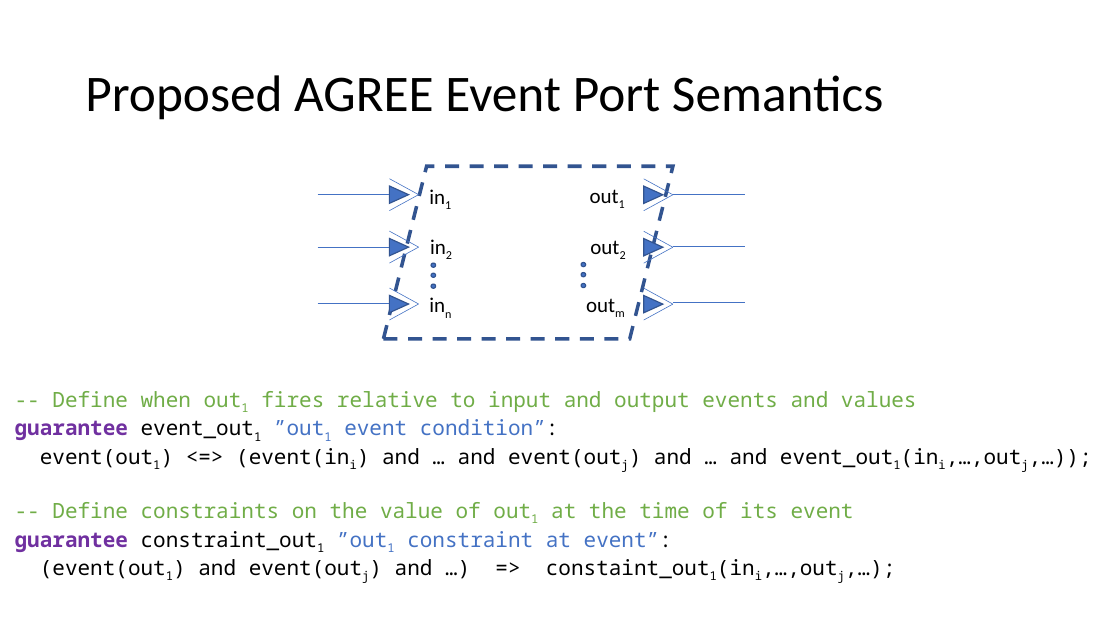
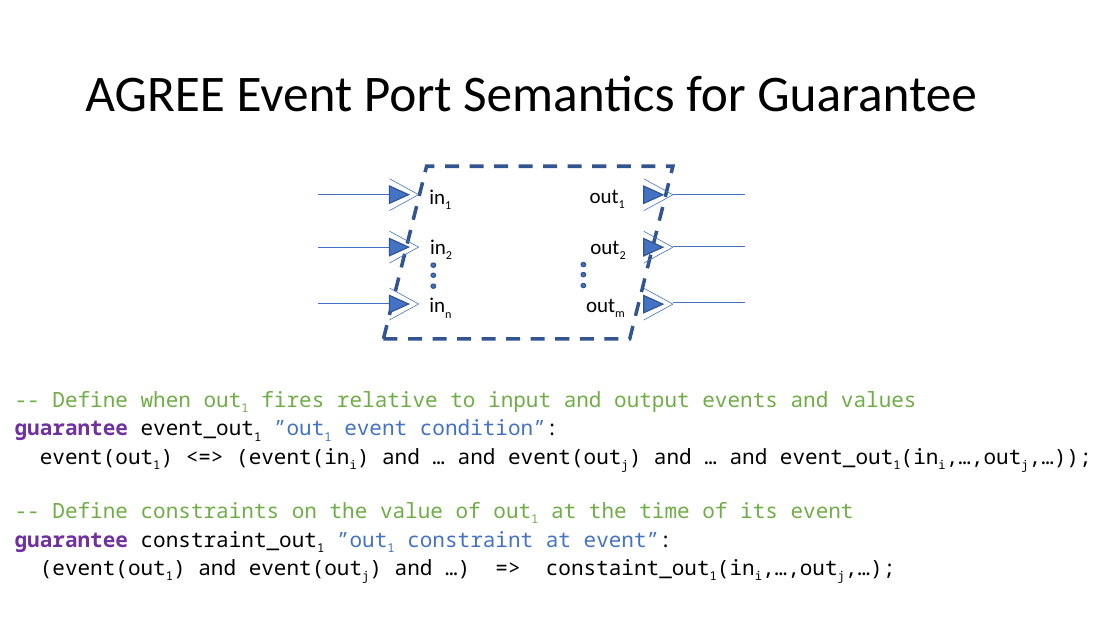
Before and after one commit to loonwerks/CASE, a slide deck: slide 9 of TA2/AGREE_event_ports/agree_event_semantics.pptx (slide 5 before the commit). Drawn at 1120x630 pixels with LibreOffice and Linux fonts; fonts in the diff are those of the drawing. Boxes give left, top, right and bottom in pixels: in the first picture for what was removed or moved away, otherwise in the second. Text is boxed around its words. In the diff, an @@ line names an element or a change of style, - is before the commit and + after.

Commit message:
Add event models and assume semantics

```diff
--- a/TA2/AGREE_event_ports/agree_event_semantics.pptx
+++ b/TA2/AGREE_event_ports/agree_event_semantics.pptx
@@ title at <box>85,75,977,112</box>: text changed @@
-Proposed AGREE Event Port Semantics
+AGREE Event Port Semantics for Guarantee
```
Also in this commit, not shown: 3 other slides changed, 5 slides added, 4 other files.
